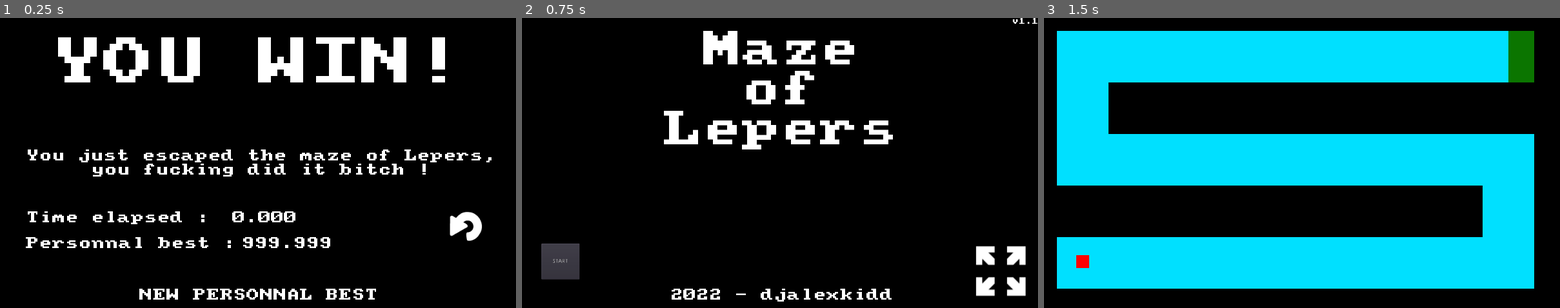
Above: before the commit, frames 1-3 (left to right).
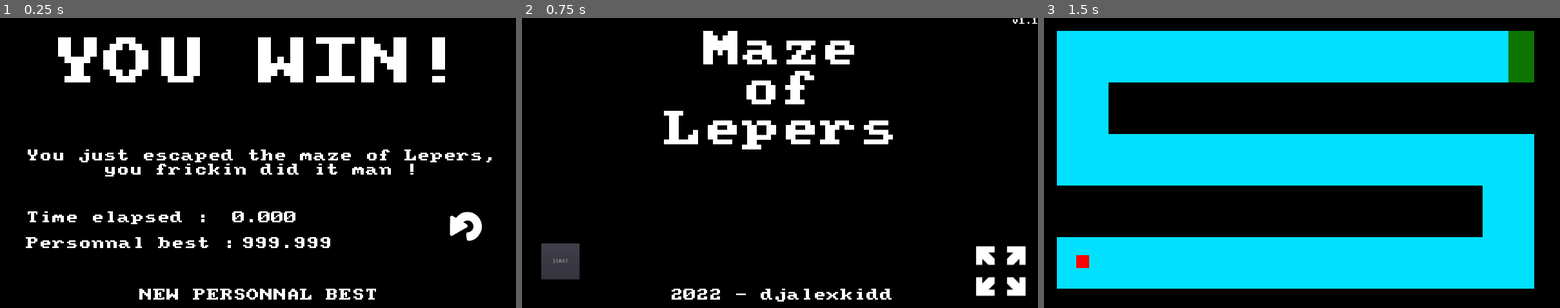
Above: after the commit, the same moments.

Repository: djalexkidd/horror-maze
Game: Godot game, scene res://scenes/WinScreen.tscn
The game is run twice, just before and just after one commit, with the same random seed, the same clock (stepped at 60 frames per second) and the same inputs. This scene is started directly instead of the project's main scene. Sound files missing from this copy of the repository are replaced by a short silence.
Inputs (mouse positions are in pixels of both pictures, inside the frame that each line leads up to):
- Up to frame 1 (0.25 s): no input
- Up to frame 2 (0.75 s): click (986, 223) at 0.5 s
- Up to frame 3 (1.5 s): click "START" at 1.25 s

The runs differ from the first frame. In frame 1, 1.0% of the frame differs, in the area x 18-83%, y 50-55%; in frame 2, nothing differs; in frame 3, nothing differs.

Commit message:
oops i said bad word

Diff:
--- a/scenes/WinScreen.tscn
+++ b/scenes/WinScreen.tscn
@@ -43,7 +43,7 @@
 custom_colors/font_color = Color( 1, 1, 1, 1 )
 custom_fonts/font = SubResource( 2 )
 text = "You just escaped the maze of Lepers,
-you fucking did it bitch !"
+you frickin did it man !"
 align = 1
 
 [node name="TimeElapsed" type="Label" parent="."]
